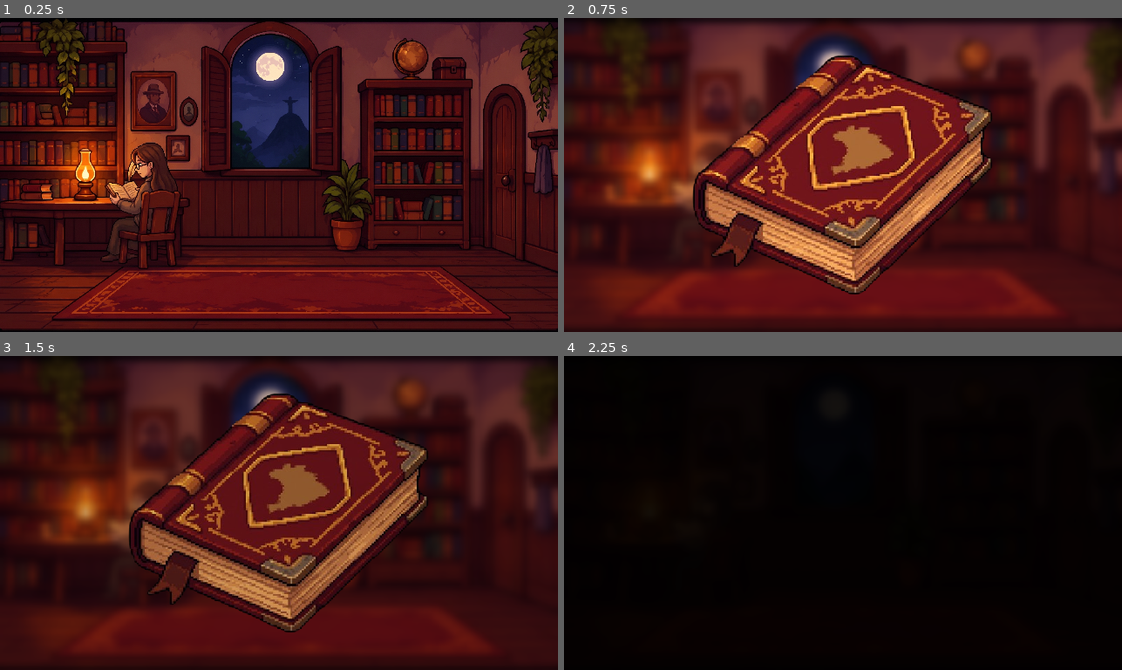
Above: before the commit, frames 1-4 (two rows, left to right).
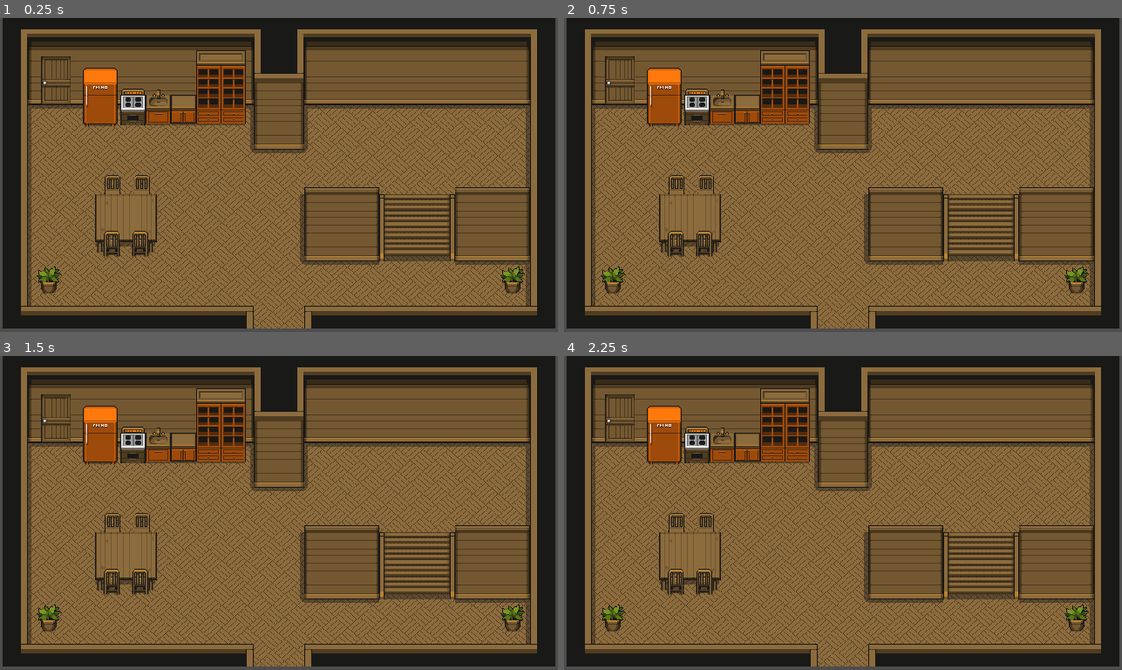
Above: after the commit, the same moments.

Repository: Antonio-CarIos/Entre-Lendas
Game: Godot game, scene res://stages/stage_01_saci/house_interior.tscn
Two runs of this game, one before a commit and one after it. Both use one fixed random seed, a clock stepped at 60 frames per second and the inputs below. Before the commit the project starts from res://stages/stage_01_saci/scene_01_book_intro.tscn.
Inputs (mouse positions are in pixels of both pictures, inside the frame that each line leads up to):
- Up to frame 1 (0.25 s): no input
- Up to frame 2 (0.75 s): tap Enter at 0.5 s; move the mouse to (965, 159) at 0.52 s; hold Shift from 0.53 s (still down); click (965, 159) at 0.67 s
- Up to frame 3 (1.5 s): release Shift at 1.25 s; tap Space at 1.25 s; drag from (167, 528) to (251, 575) at 1.27 s
- Up to frame 4 (2.25 s): move the mouse to (898, 443) at 2.02 s; tap Ctrl at 2.1 s; click (898, 443) at 2.17 s

The runs differ from the first frame. In frame 1, 94% of the frame differs, in the area x 0-100%, y 0-100%; in frame 2, 93%; in frame 3, 88%; in frame 4, 83%.

Commit message:
fix: preservar integralmente configuração original do projeto

Diff:
--- a/project.godot
+++ b/project.godot
@@ -11,7 +11,7 @@
 [application]
 
 config/name="Entre Lendas"
-run/main_scene="res://stages/stage_01_saci/scene_01_book_intro.tscn"
+run/main_scene="uid://bnl0oekw26ma6"
 config/features=PackedStringArray("4.7", "GL Compatibility")
 config/icon="res://icon.svg"
 
